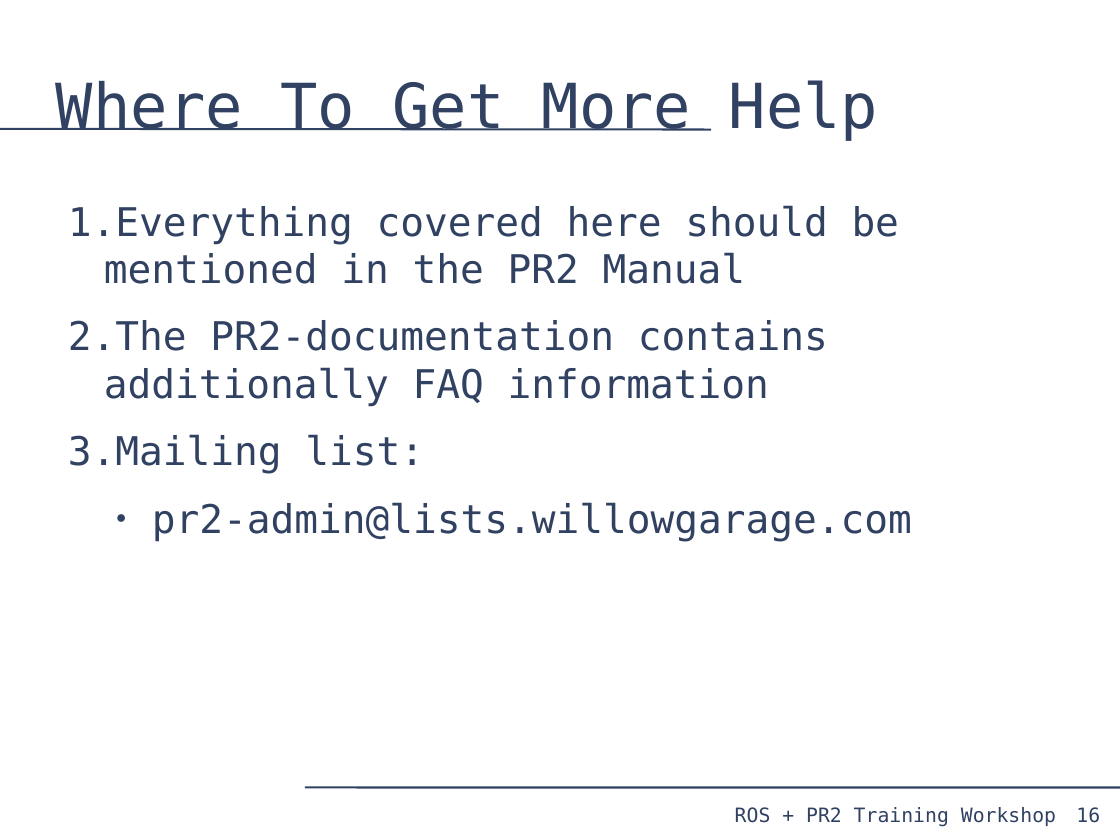
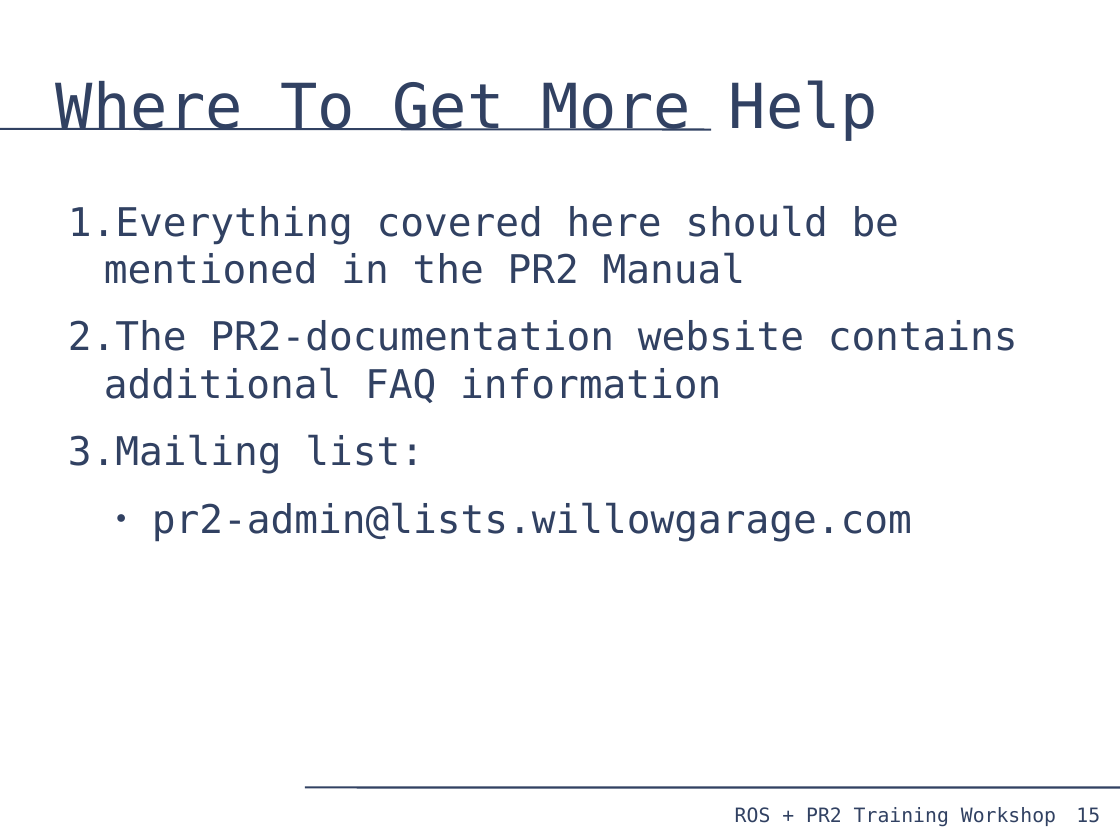
Before and after one commit to PR2/pr2_docs, a slide deck: slide 15 of pr2_training_workshop/installing_base_station/basestation.odp (slide 16 before the commit). Drawn at 1120x840 pixels with LibreOffice and Linux fonts; fonts in the diff are those of the drawing. Boxes give left, top, right and bottom in pixels: in the first picture for what was removed or moved away, otherwise in the second. Text is boxed around its words. In the diff, an @@ line names an element or a change of style, - is before the commit and + after.

```diff
--- a/pr2_training_workshop/installing_base_station/basestation.odp
+++ b/pr2_training_workshop/installing_base_station/basestation.odp
@@ text at (68, 320, 1018, 403): text changed @@
-2. The PR2-documentation contains additionally FAQ information
+2. The PR2-documentation website contains additional FAQ information
@@ page number at (1076, 807, 1100, 823): text changed @@
-16
+15
```
Also in this commit, not shown: 1 other slide changed, 1 slide removed, 2 other files.
